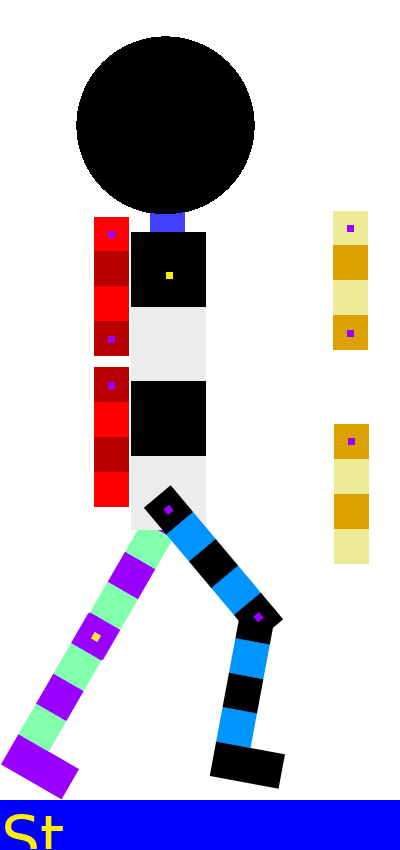
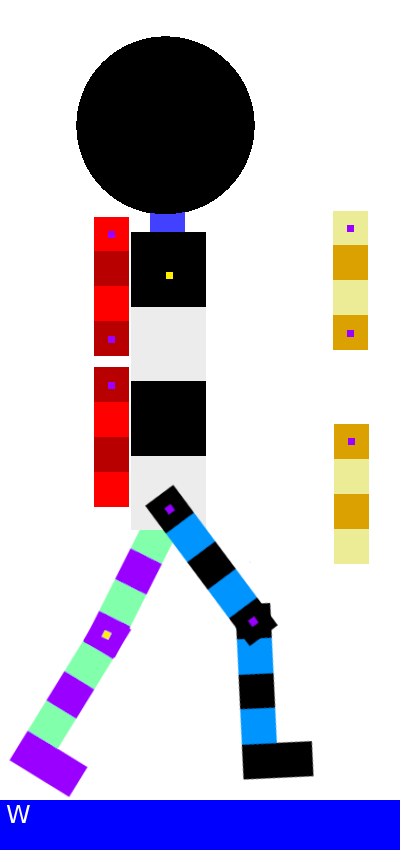
Two versions of the same layered image (400 × 850). Layer-by-layer changes:
painted on "Front Leg - Top" over [143, 484, 284, 647]
painted on "Front Leg - Bottom" over [209, 560, 315, 789]
painted on "Back Leg - Top" over [72, 485, 195, 660]
painted on "Back Leg - Bottom" over [0, 610, 132, 800]
added layer "W" above "St" over [6, 805, 30, 823]
painted on "St" over [5, 814, 63, 849]
